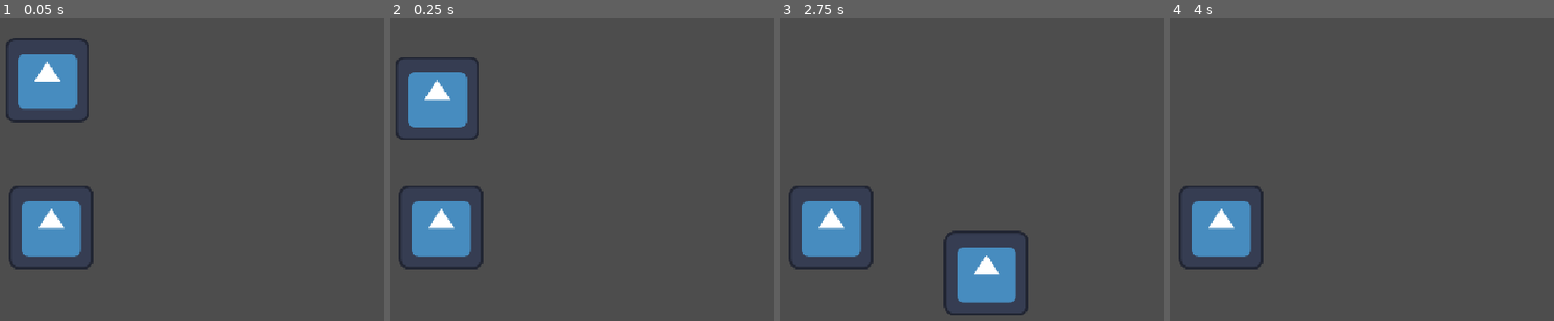
Above: before the commit, frames 1-4 (left to right).
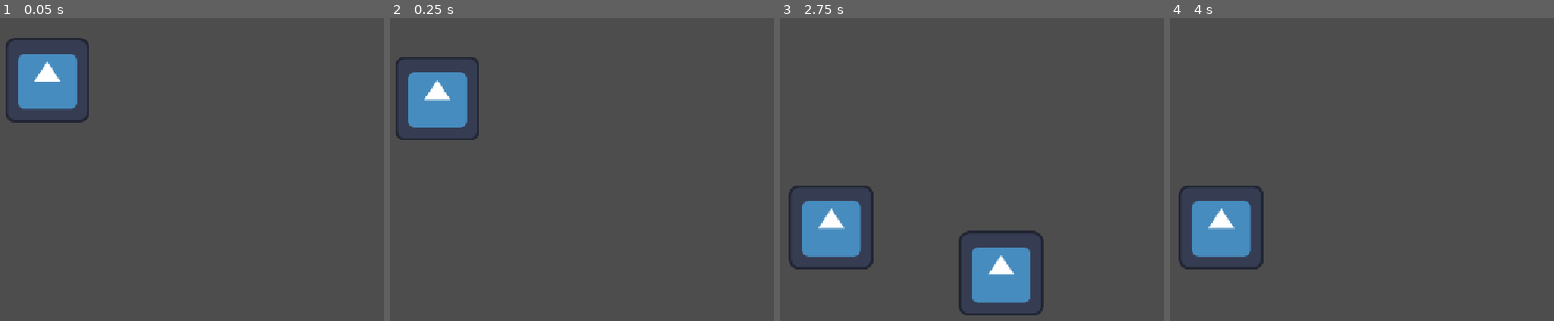
Above: after the commit, the same moments.

Repository: LoganG619/Wolfjam
Game: Godot game, scene res://Scenes/main.tscn
Same seed, same stepped clock (60 frames per second), same inputs: the game is played once before the commit and once after it. The project has no main scene, so this scene is started directly. The engine's default icon, where the game draws it, is replaced by a stand-in: a white triangle on a blue panel in a dark square.
Inputs:
- Up to frame 1 (0.05 s): no input
- Up to frame 2 (0.25 s): no input
- Up to frame 3 (2.75 s): hold D (MoveRight) 0.53-2.03 s; tap 1 (SwapToBlack, bound only after the commit) at 0.6, 1.55, 2.1 s; tap Space (Jump) at 0.77, 1.52 s; tap 2 (SwapToWhite, bound only after the commit) at 0.8, 1.35, 2.3 s; hold A (MoveLeft) from 2.03 s (still down)
- Up to frame 4 (4 s): release A (MoveLeft) at 2.78 s; hold D (MoveRight) from 2.78 s (still down); tap 2 (SwapToWhite, bound only after the commit) at 2.85, 3.8 s; tap Space (Jump) at 3.02, 3.77 s; tap 1 (SwapToBlack, bound only after the commit) at 3.05, 3.6 s; tap Enter at 3.5 s

The runs differ from the first frame. In frame 1, 3.7% of the frame differs, in the area x 2-25%, y 55-84%; in frame 2, 3.7%; in frame 3, 2.6%; in frame 4, nothing differs.

Commit message:
SwapMechanic
I added the swap mechanic, a global script and the swap cooldown.

Diff:
--- /dev/null
+++ b/Globals.gd
@@ -0,0 +1,26 @@
+extends Node
+var canSwap = true
+const black = Color(0,0,0)
+const white = Color(1,1,1)
+var curColor
+
+# Called when the node enters the scene tree for the first time.
+func _ready() -> void:
+	pass # Replace with function body.
+
+
+# Called every frame. 'delta' is the elapsed time since the previous frame.
+func _process(delta: float) -> void:
+	if Input.is_action_just_pressed("SwapToBlack") and canSwap == true:
+		curColor = black
+		canSwap = false
+		swapCooldown()
+
+	elif Input.is_action_just_pressed("SwapToWhite") and canSwap == true:
+		curColor = white
+		canSwap = false
+		swapCooldown()
+
+func swapCooldown():
+	await get_tree().create_timer(1.0).timeout
+	canSwap = true
--- /dev/null
+++ b/Objects/platform.gd
@@ -0,0 +1,14 @@
+extends RigidBody2D
+@export var color: Color
+
+# Called when the node enters the scene tree for the first time.
+func _ready() -> void:
+	pass # Replace with function body.
+
+
+# Called every frame. 'delta' is the elapsed time since the previous frame.
+func _process(delta: float) -> void:
+	if Globals.curColor == color:
+		visible = true
+	else:
+		visible = false
--- a/Objects/platform.tscn
+++ b/Objects/platform.tscn
@@ -1,12 +1,15 @@
 [gd_scene format=3 uid="uid://ydcm4pxcmfpi"]
 
+[ext_resource type="Script" uid="uid://dhdr4cpp8oqri" path="res://Objects/platform.gd" id="1_08hf0"]
 [ext_resource type="Texture2D" uid="uid://c72837w42o8iv" path="res://Art/icon.svg" id="1_mi635"]
 
 [sub_resource type="RectangleShape2D" id="RectangleShape2D_6pmnr"]
 size = Vector2(128, 128)
 
 [node name="Platform" type="RigidBody2D" unique_id=1485412247]
+visible = false
 gravity_scale = 0.0
+script = ExtResource("1_08hf0")
 
 [node name="Platform" type="Sprite2D" parent="." unique_id=1240643653]
 texture = ExtResource("1_mi635")
--- /dev/null
+++ b/Scenes/level_1.tscn
@@ -0,0 +1,6 @@
+[gd_scene format=3 uid="uid://cqpcd2n5556b3"]
+
+[ext_resource type="Script" uid="uid://beehg1bfupk8x" path="res://level_1.gd" id="1_vk57k"]
+
+[node name="Level1" type="Node2D" unique_id=189787590]
+script = ExtResource("1_vk57k")
--- a/Scenes/main.tscn
+++ b/Scenes/main.tscn
@@ -9,4 +9,10 @@
 position = Vector2(175, 194)
 
 [node name="Platform" parent="." unique_id=1485412247 instance=ExtResource("2_8gbba")]
+visible = true
 position = Vector2(181, 417)
+
+[node name="Platform2" parent="." unique_id=200109188 instance=ExtResource("2_8gbba")]
+visible = true
+position = Vector2(309, 417)
+color = Color(1, 1, 1, 1)
--- /dev/null
+++ b/level_1.gd
@@ -0,0 +1,11 @@
+extends Node2D
+@export var startingColor: Color
+
+# Called when the node enters the scene tree for the first time.
+func _ready() -> void:
+	Globals.curColor = startingColor
+
+
+# Called every frame. 'delta' is the elapsed time since the previous frame.
+func _process(delta: float) -> void:
+	pass
--- a/project.godot
+++ b/project.godot
@@ -13,6 +13,10 @@
 config/name="Wolfjam"
 config/features=PackedStringArray("4.7", "Forward Plus")
 config/icon="res://Art/icon.svg"
+
+[autoload]
+
+Globals="*uid://buuf73ppn54ic"
 
 [display]
 
@@ -38,6 +42,16 @@
 , Object(InputEventKey,"resource_local_to_scene":false,"resource_name":"","device":-1,"window_id":0,"alt_pressed":false …(186 unchanged characters)…
 ]
 }
+SwapToBlack={
+"deadzone": 0.2,
+"events": [Object(InputEventKey,"resource_local_to_scene":false,"resource_name":"","device":-1,"window_id":0,"alt_pressed":false,"shift_pressed":false,"ctrl_pressed":false,"meta_pressed":false,"pressed":false,"keycode":0,"physical_keycode":49,"key_label":0,"unicode":49,"location":0,"echo":false,"script":null)
+]
+}
+SwapToWhite={
+"deadzone": 0.2,
+"events": [Object(InputEventKey,"resource_local_to_scene":false,"resource_name":"","device":-1,"window_id":0,"alt_pressed":false,"shift_pressed":false,"ctrl_pressed":false,"meta_pressed":false,"pressed":false,"keycode":0,"physical_keycode":50,"key_label":0,"unicode":50,"location":0,"echo":false,"script":null)
+]
+}
 
 [physics]
 
Not shown, added: Globals.gd.uid
Not shown, added: Objects/platform.gd.uid
Not shown, added: level_1.gd.uid
